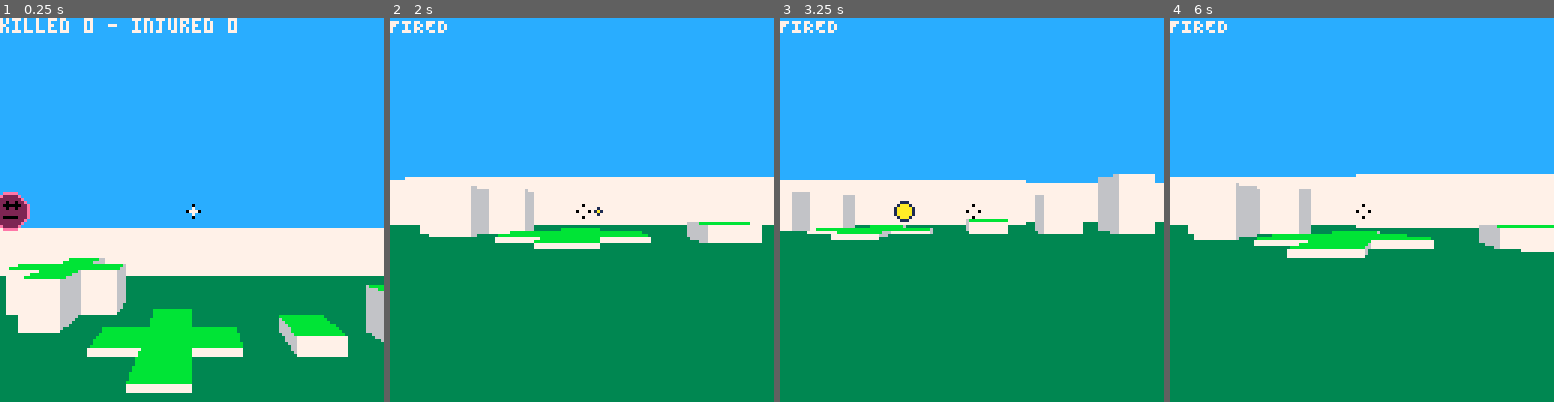
Above: before the commit, frames 1-4 (left to right).
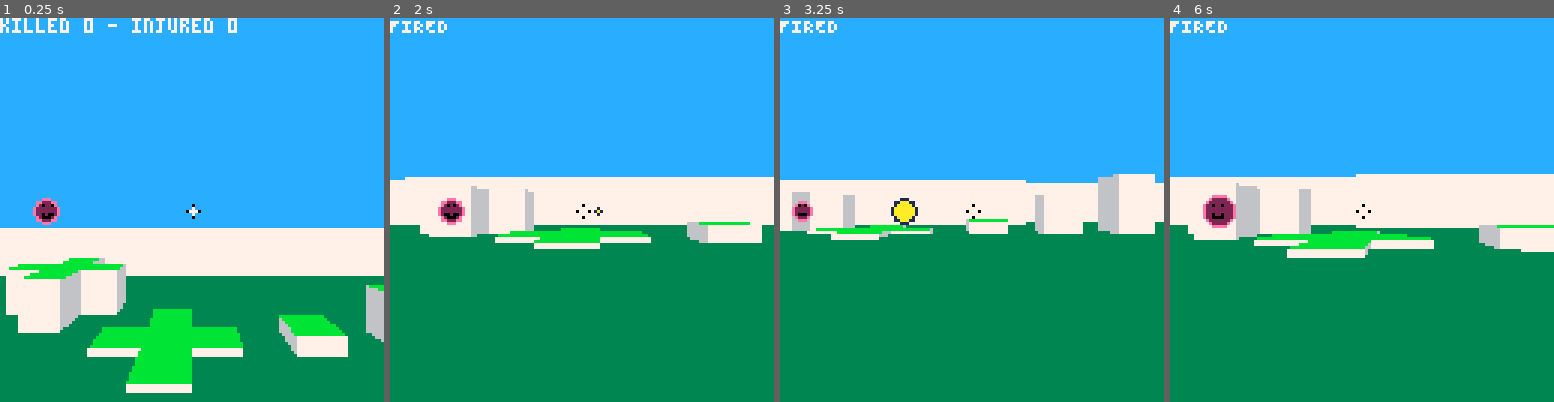
Above: after the commit, the same moments.

Repository: gotsunami/picomaze
Game: PICO-8 cartridge picomaze.p8
The game is run twice, just before and just after one commit, with the same random seed, the same clock (stepped at 60 frames per second) and the same inputs.
Inputs:
- Up to frame 1 (0.25 s): no input
- Up to frame 2 (2 s): tap O (Z key) at 0.33, 0.7, 1.43 s; hold Left from 1.97 s (still down)
- Up to frame 3 (3.25 s): tap O (Z key) at 2.22, 3.1 s; release Left at 2.37 s; hold Down 2.42-2.82 s; hold Right from 2.87 s (still down)
- Up to frame 4 (6 s): release Right at 3.53 s; hold Up 3.58-4.08 s; tap O (Z key) at 3.98, 4.87, 5.75 s; hold Right 4.13-4.53 s; hold Down 4.58-5.08 s; hold Left 5.13-5.8 s; hold Up from 5.85 s (still down)

The runs differ from the first frame. In frame 1, 1.0% of the frame differs, in the area x 0-16%, y 45-56%; in frame 2, 0.4%; in frame 3, 0.5%; in frame 4, 0.6%.

Commit message:
Smiley faces

Diff:
--- a/picomaze.p8
+++ b/picomaze.p8
@@ -240,11 +240,12 @@
  end
 
  -- draw enemy
- if (move(en, 0.2) == false) then
+ if (move(en, 0.0) == false) then
     en.d += en.dt
  else
     en.dt = .01 * sgn(rnd(1)-.5)
  end
+
  local dt = pl.d - atan2(en.x - pl.x, en.y - pl.y)
  if (abs(dt) < 0.3) then
     local r = 32 / sqrt((en.x - pl.x)^2 + (en.y - pl.y)^2)
@@ -253,7 +254,24 @@
     circ(64-dx,64,r,14)
     circfill(64-dx-r/3.5,64-r/3.5,r/6,0)
     circfill(64-dx+r/3.5,64-r/3.5,r/6,0)
-    line(64-dx-r/3,64+r/3,64-dx+r/3,64+r/3)
+
+    if (en.l == 3) then       -- happy
+       local x, y, r = 64-dx, 64+r*0.1, r/2.5
+       for angle = 210, 330.0 do
+	  local ptx, pty = x + r * cos( angle / 360 ), y + r * sin( angle / 360 )
+	  pset( ptx, pty,0 )
+       end
+    end
+    if (en.l == 2) then       -- neutral
+       line(64-dx-r/3,64+r/3,64-dx+r/3,64+r/3)
+    end
+    if (en.l == 1) then       -- unhappy
+       local x, y, r = 64-dx, 64+r*0.7, r/2.5
+       for angle = 30, 150.0 do
+	  local ptx, pty = x + r * cos( angle / 360 ), y + r * sin( angle / 360 )
+	  pset( ptx, pty,0 )
+       end
+    end
  end
 
 
@@ -276,14 +294,14 @@
  line(64-1,64,64+1,64,7)
  line(64,64-1,64,64+1,7)
  if (false) then
-  mapdraw(0,0,0,0,32,32)
-  pset(pl.x*8,pl.y*8,12)
-  pset(pl.x*8+cos(pl.d)*2,pl.y*8+sin(pl.d)*2,13)
-  pset(en.x*8,en.y*8,3)
-
---  mapdraw(pl.x-8,pl.y-8,0,0,24,24)
---  pset(64,64,12)
---  pset(64+cos(pl.d)*2,64+sin(pl.d)*2,13)
+--  mapdraw(0,0,0,0,32,32)
+--  pset(pl.x*8,pl.y*8,12)
+--  pset(pl.x*8+cos(pl.d)*2,pl.y*8+sin(pl.d)*2,13)
+--  pset(en.x*8,en.y*8,3)
+
+  mapdraw(pl.x-8,pl.y-8,0,0,24,24)
+  pset(64,64,12)
+  pset(64+cos(pl.d)*2,64+sin(pl.d)*2,13)
  end
 end
 
